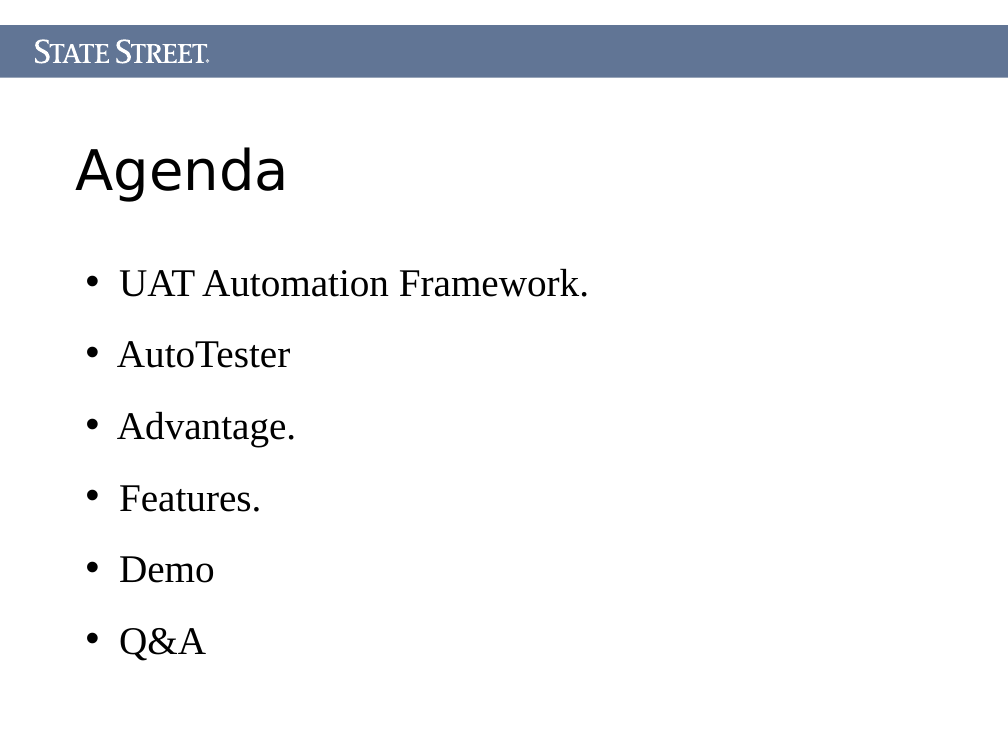
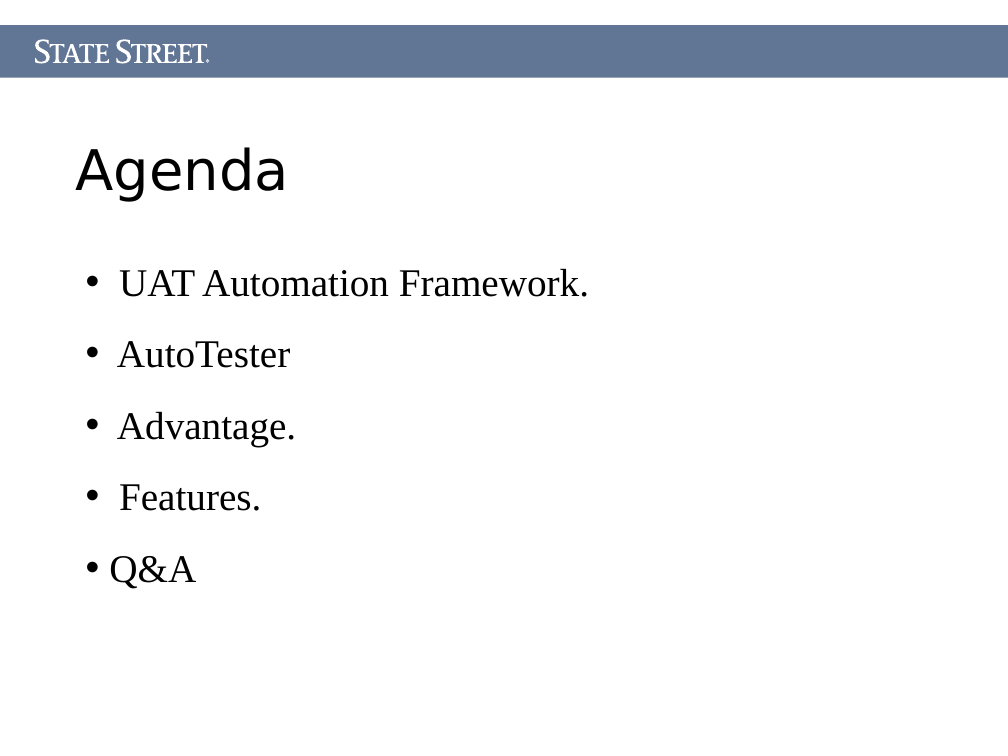
Before and after one commit to Letractively/autotester, a slide deck: slide 2 of Document/AutoTester.ppt. Drawn at 1008x756 pixels with LibreOffice and Linux fonts; fonts in the diff are those of the drawing. Boxes give left, top, right and bottom in pixels: in the first picture for what was removed or moved away, otherwise in the second. Text is boxed around its words. In the diff, an @@ line names an element or a change of style, - is before the commit and + after.

```diff
--- a/Document/AutoTester.ppt
+++ b/Document/AutoTester.ppt
@@ text at [119,556,215,583]: paragraph removed @@
-• Demo
```
Also in this commit, not shown: 9 other files.
